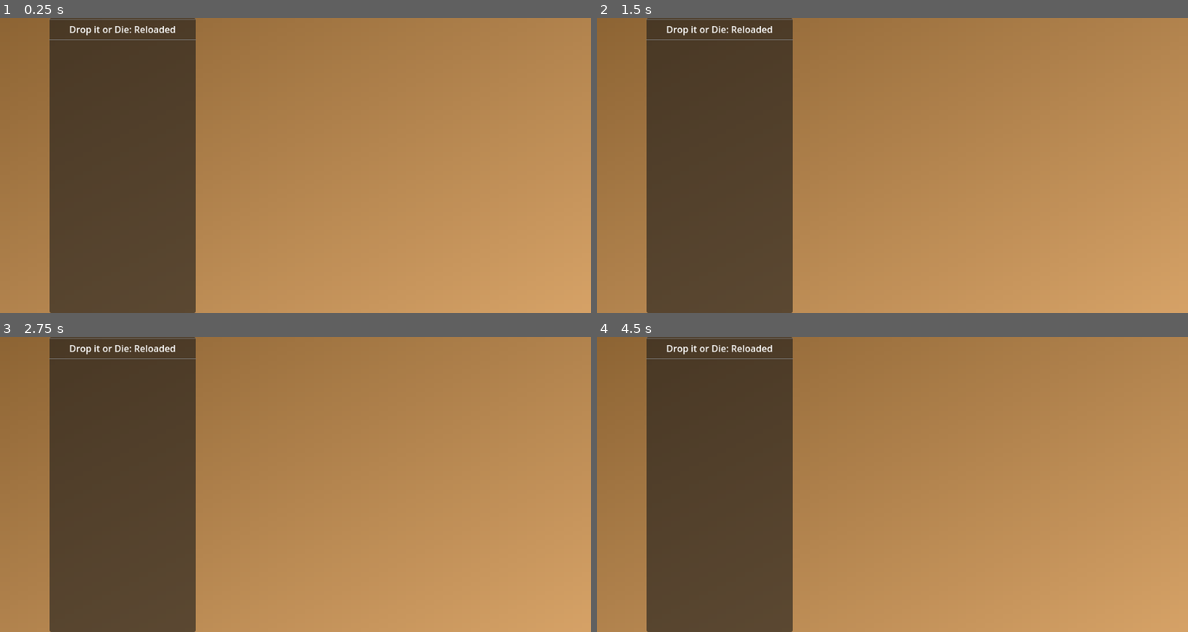
Above: before the commit, frames 1-4 (two rows, left to right).
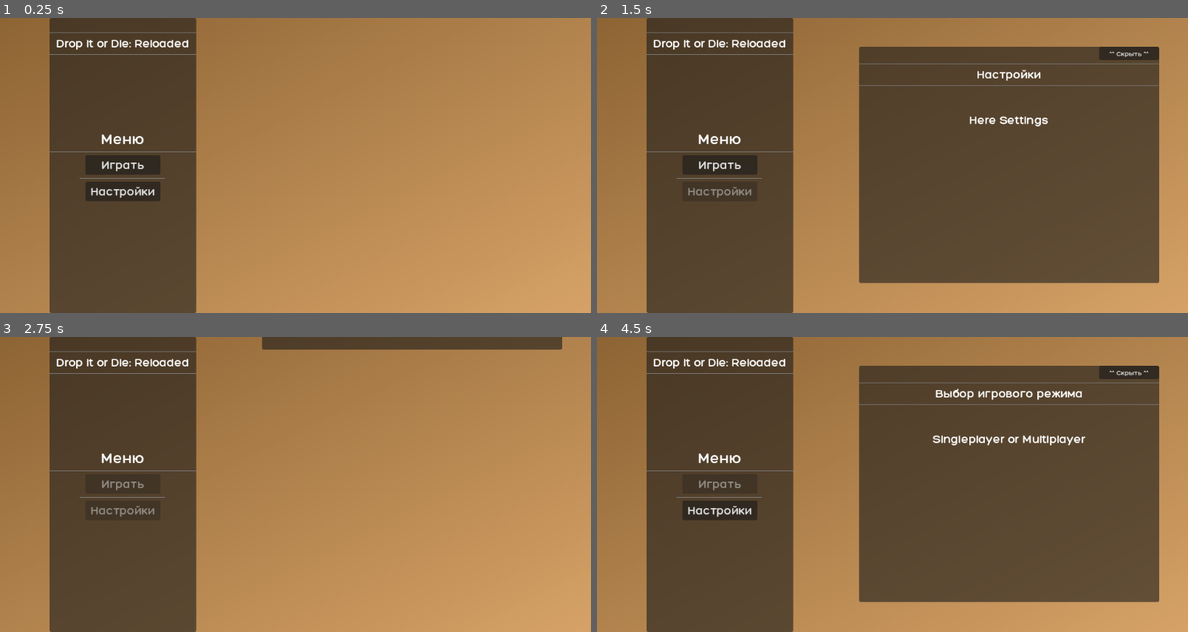
Above: after the commit, the same moments.

Repository: Crufix-2023/Drop-it-or-Die-Reloaded-Godot
Game: Godot game, scene res://src/scenes/menu.tscn
Two runs of this game, one before a commit and one after it. Both use one fixed random seed, a clock stepped at 60 frames per second and the inputs below. Before the commit the project has no main scene; this scene is started directly in both runs.
Inputs (mouse positions are in pixels of both pictures, inside the frame that each line leads up to):
- Up to frame 1 (0.25 s): no input
- Up to frame 2 (1.5 s): click (721, 192) at 0.5 s, where only the run after the commit has a clickable "Настройки"
- Up to frame 3 (2.75 s): click (531, 372) at 2 s, where only the run after the commit has a clickable "^^ Скрыть ^^"
- Up to frame 4 (4.5 s): click (721, 484) at 3.5 s, where only the run after the commit has a clickable "Играть"

The runs differ from the first frame. In frame 1, 2.8% of the frame differs, in the area x 8-34%, y 0-100%; in frame 2, 43%, in the area x 8-96%, y 0-100%; in frame 3, 3.6%; in frame 4, 43%.

Commit message:
Update menu

Diff:
--- a/project.godot
+++ b/project.godot
@@ -11,6 +11,7 @@
 [application]
 
 config/name="Drop it or Die: Reloaded"
+run/main_scene="uid://b0cs52ae6g1bd"
 config/features=PackedStringArray("4.5", "Mobile")
 
 [display]
@@ -20,6 +21,13 @@
 window/stretch/mode="viewport"
 window/stretch/aspect="keep_width"
 
+[gui]
+
+theme/custom="uid://b6attsvdpefsy"
+theme/custom_font="uid://b1nvye7o6obqr"
+
 [rendering]
 
+textures/canvas_textures/default_texture_filter=0
 renderer/rendering_method="mobile"
+anti_aliasing/quality/msaa_2d=1
--- /dev/null
+++ b/src/scenes/game.tscn
@@ -0,0 +1,3 @@
+[gd_scene format=3 uid="uid://cqwcxusik7i47"]
+
+[node name="Game" type="Node2D"]
--- a/src/scenes/menu.tscn
+++ b/src/scenes/menu.tscn
@@ -1,4 +1,7 @@
-[gd_scene load_steps=3 format=3 uid="uid://b0cs52ae6g1bd"]
+[gd_scene load_steps=10 format=3 uid="uid://b0cs52ae6g1bd"]
+
+[ext_resource type="Script" uid="uid://bqeegf3huodhx" path="res://src/scripts/menu.gd" id="1_2521n"]
+[ext_resource type="Theme" uid="uid://dh562yjg27kb4" path="res://src/themes/buttons.tres" id="2_h7v81"]
 
 [sub_resource type="Gradient" id="Gradient_tam46"]
 colors = PackedColorArray(0.555844, 0.3950297, 0.20536542, 1, 0.83904946, 0.63509494, 0.40379912, 1)
@@ -7,7 +10,64 @@
 gradient = SubResource("Gradient_tam46")
 fill_to = Vector2(1, 1)
 
+[sub_resource type="StyleBoxEmpty" id="StyleBoxEmpty_h7v81"]
+
+[sub_resource type="Animation" id="Animation_h7v81"]
+length = 0.001
+tracks/0/type = "value"
+tracks/0/imported = false
+tracks/0/enabled = true
+tracks/0/path = NodePath("CanvasLayer/Second Container:position")
+tracks/0/interp = 1
+tracks/0/loop_wrap = true
+tracks/0/keys = {
+"times": PackedFloat32Array(0),
+"transitions": PackedFloat32Array(1),
+"update": 0,
+"values": [Vector2(454.09, -450)]
+}
+
+[sub_resource type="Animation" id="Animation_tam46"]
+resource_name = "second container in"
+tracks/0/type = "value"
+tracks/0/imported = false
+tracks/0/enabled = true
+tracks/0/path = NodePath("CanvasLayer/Second Container:position")
+tracks/0/interp = 2
+tracks/0/loop_wrap = true
+tracks/0/keys = {
+"times": PackedFloat32Array(0, 0.6, 0.8),
+"transitions": PackedFloat32Array(1, 1, 1),
+"update": 0,
+"values": [Vector2(454.09, -450), Vector2(454.09, 70), Vector2(454.09, 50)]
+}
+
+[sub_resource type="Animation" id="Animation_2521n"]
+resource_name = "second container out"
+length = 0.8
+step = 0.1
+tracks/0/type = "value"
+tracks/0/imported = false
+tracks/0/enabled = true
+tracks/0/path = NodePath("CanvasLayer/Second Container:position")
+tracks/0/interp = 2
+tracks/0/loop_wrap = true
+tracks/0/keys = {
+"times": PackedFloat32Array(0, 0.2, 0.8),
+"transitions": PackedFloat32Array(1, 1, 1),
+"update": 0,
+"values": [Vector2(454.09, 50), Vector2(454, 70), Vector2(454, -450)]
+}
+
+[sub_resource type="AnimationLibrary" id="AnimationLibrary_nr8cr"]
+_data = {
+&"RESET": SubResource("Animation_h7v81"),
+&"second container in": SubResource("Animation_tam46"),
+&"second container out": SubResource("Animation_2521n")
+}
+
 [node name="Menu" type="Node2D"]
+script = ExtResource("1_2521n")
 
 [node name="CanvasLayer" type="CanvasLayer" parent="."]
 
@@ -19,28 +79,148 @@
 grow_vertical = 2
 texture = SubResource("GradientTexture2D_2521n")
 
-[node name="PanelContainer" type="PanelContainer" parent="CanvasLayer"]
+[node name="Main Container" type="PanelContainer" parent="CanvasLayer"]
 anchors_preset = -1
 anchor_left = 0.08400001
 anchor_right = 0.33100003
 anchor_bottom = 1.0
 offset_left = -0.01600647
-offset_right = 0.05596924
+offset_right = 1.0559692
 grow_horizontal = 2
 grow_vertical = 2
-
-[node name="VBoxContainer" type="VBoxContainer" parent="CanvasLayer/PanelContainer"]
-layout_mode = 2
-size_flags_vertical = 5
-
-[node name="HSeparator" type="HSeparator" parent="CanvasLayer/PanelContainer/VBoxContainer"]
-layout_mode = 2
-
-[node name="Label" type="Label" parent="CanvasLayer/PanelContainer/VBoxContainer"]
-layout_mode = 2
+pivot_offset = Vector2(127, 256)
+
+[node name="Name Game" type="VBoxContainer" parent="CanvasLayer/Main Container"]
+layout_mode = 2
+size_flags_vertical = 0
+
+[node name="Clear Label" type="Label" parent="CanvasLayer/Main Container/Name Game"]
+layout_mode = 2
+theme_override_font_sizes/font_size = 15
+horizontal_alignment = 1
+vertical_alignment = 1
+
+[node name="HSeparator" type="HSeparator" parent="CanvasLayer/Main Container/Name Game"]
+layout_mode = 2
+
+[node name="Label" type="Label" parent="CanvasLayer/Main Container/Name Game"]
+layout_mode = 2
+theme_override_font_sizes/font_size = 21
 text = "Drop it or Die: Reloaded"
 horizontal_alignment = 1
 vertical_alignment = 1
 
-[node name="HSeparator2" type="HSeparator" parent="CanvasLayer/PanelContainer/VBoxContainer"]
-layout_mode = 2
+[node name="HSeparator2" type="HSeparator" parent="CanvasLayer/Main Container/Name Game"]
+layout_mode = 2
+
+[node name="Buttons" type="VBoxContainer" parent="CanvasLayer/Main Container"]
+layout_mode = 2
+size_flags_vertical = 4
+theme = ExtResource("2_h7v81")
+
+[node name="Label" type="Label" parent="CanvasLayer/Main Container/Buttons"]
+layout_mode = 2
+theme_override_font_sizes/font_size = 26
+text = "Меню"
+horizontal_alignment = 1
+vertical_alignment = 1
+
+[node name="HSeparator" type="HSeparator" parent="CanvasLayer/Main Container/Buttons"]
+layout_mode = 2
+
+[node name="Play" type="Button" parent="CanvasLayer/Main Container/Buttons"]
+custom_minimum_size = Vector2(130, 0)
+layout_mode = 2
+size_flags_horizontal = 4
+text = "Играть"
+
+[node name="HSeparator2" type="HSeparator" parent="CanvasLayer/Main Container/Buttons"]
+custom_minimum_size = Vector2(146.795, 0)
+layout_mode = 2
+size_flags_horizontal = 4
+
+[node name="Settings" type="Button" parent="CanvasLayer/Main Container/Buttons"]
+custom_minimum_size = Vector2(130, 0)
+layout_mode = 2
+size_flags_horizontal = 4
+text = "Настройки"
+
+[node name="Second Container" type="PanelContainer" parent="CanvasLayer"]
+anchors_preset = -1
+anchor_left = 0.4
+anchor_right = 1.0
+anchor_bottom = 1.0
+offset_left = 44.48999
+offset_top = -450.0
+offset_right = -49.910034
+offset_bottom = -552.0003
+grow_horizontal = 2
+grow_vertical = 2
+pivot_offset = Vector2(260, 205)
+
+[node name="Base" type="VBoxContainer" parent="CanvasLayer/Second Container"]
+layout_mode = 2
+
+[node name="Name Container" type="VBoxContainer" parent="CanvasLayer/Second Container/Base"]
+layout_mode = 2
+size_flags_vertical = 0
+
+[node name="Hide Container" type="Button" parent="CanvasLayer/Second Container/Base/Name Container"]
+custom_minimum_size = Vector2(103.965, 0)
+layout_mode = 2
+size_flags_horizontal = 8
+theme_override_font_sizes/font_size = 12
+theme_override_styles/focus = SubResource("StyleBoxEmpty_h7v81")
+text = "^^ Скрыть ^^"
+
+[node name="Top HSeparator" type="HSeparator" parent="CanvasLayer/Second Container/Base/Name Container"]
+layout_mode = 2
+
+[node name="Name Container" type="Label" parent="CanvasLayer/Second Container/Base/Name Container"]
+layout_mode = 2
+theme_override_font_sizes/font_size = 21
+text = "Example"
+horizontal_alignment = 1
+vertical_alignment = 1
+
+[node name="Bottom HSeparator" type="HSeparator" parent="CanvasLayer/Second Container/Base/Name Container"]
+layout_mode = 2
+
+[node name="Clear Label2" type="Label" parent="CanvasLayer/Second Container/Base/Name Container"]
+layout_mode = 2
+theme_override_font_sizes/font_size = 30
+horizontal_alignment = 1
+vertical_alignment = 1
+
+[node name="Game mode  Container" type="VBoxContainer" parent="CanvasLayer/Second Container/Base"]
+visible = false
+layout_mode = 2
+size_flags_vertical = 0
+
+[node name="Name Container" type="Label" parent="CanvasLayer/Second Container/Base/Game mode  Container"]
+layout_mode = 2
+theme_override_font_sizes/font_size = 21
+text = "Singleplayer or Multiplayer"
+horizontal_alignment = 1
+vertical_alignment = 1
+
+[node name="Settings Container" type="VBoxContainer" parent="CanvasLayer/Second Container/Base"]
+visible = false
+layout_mode = 2
+size_flags_vertical = 0
+
+[node name="Name Container" type="Label" parent="CanvasLayer/Second Container/Base/Settings Container"]
+layout_mode = 2
+theme_override_font_sizes/font_size = 21
+text = "Here Settings"
+horizontal_alignment = 1
+vertical_alignment = 1
+
+[node name="AnimationPlayer" type="AnimationPlayer" parent="."]
+libraries = {
+&"": SubResource("AnimationLibrary_nr8cr")
+}
+
+[connection signal="pressed" from="CanvasLayer/Main Container/Buttons/Play" to="." method="_on_play_pressed"]
+[connection signal="pressed" from="CanvasLayer/Main Container/Buttons/Settings" to="." method="_on_settings_pressed"]
+[connection signal="pressed" from="CanvasLayer/Second Container/Base/Name Container/Hide Container" to="." method="_on_clear_label_pressed"]
--- /dev/null
+++ b/src/scripts/menu.gd
@@ -0,0 +1,81 @@
+extends Node2D
+
+@onready var anim_player = $AnimationPlayer
+
+@onready var hide_cont = $"CanvasLayer/Second Container/Base/Name Container/Hide Container"
+@onready var game_mode_cont = $"CanvasLayer/Second Container/Base/Game mode  Container"
+@onready var settings_cont = $"CanvasLayer/Second Container/Base/Settings Container"
+@onready var name_cont = $"CanvasLayer/Second Container/Base/Name Container/Name Container"
+
+@onready var play_btn = $"CanvasLayer/Main Container/Buttons/Play"
+@onready var settings_btn = $"CanvasLayer/Main Container/Buttons/Settings"
+
+var sec_cont_anm = 0
+
+var name_null = "Null"
+var name_game_mode = "Выбор игрового режима"
+var name_settings = "Настройки"
+
+func _ready() -> void:
+	name_cont.text = name_null
+	hide_cont.disabled = true
+	game_mode_cont.hide()
+	settings_cont.hide()
+
+func _on_play_pressed() -> void:
+	if sec_cont_anm == 0:
+		sec_cont_anm = 1
+		play_btn.disabled = true
+		settings_btn.disabled = true
+		name_cont.text = name_game_mode
+		game_mode_cont.show()
+		anim_player.play("second container in")
+		await wait(0.8)
+		settings_btn.disabled = false
+		hide_cont.disabled = false
+	else:
+		settings_btn.disabled = false
+		play_btn.disabled = true
+		name_cont.text = name_game_mode
+		settings_cont.hide()
+		game_mode_cont.show()
+
+
+func _on_settings_pressed() -> void:
+	if sec_cont_anm == 0:
+		sec_cont_anm = 1
+		play_btn.disabled = true
+		settings_btn.disabled = true
+		name_cont.text = name_settings
+		settings_cont.show()
+		anim_player.play("second container in")
+		await wait(0.8)
+		play_btn.disabled = false
+		hide_cont.disabled = false
+	else:
+		play_btn.disabled = false
+		settings_btn.disabled = true
+		name_cont.text = name_settings
+		game_mode_cont.hide()
+		settings_cont.show()
+
+
+func _on_clear_label_pressed() -> void:
+	if sec_cont_anm == 1:
+		play_btn.disabled = true
+		settings_btn.disabled = true
+		hide_cont.disabled = true
+		###
+		anim_player.play("second container out")
+		await wait(0.8)
+		sec_cont_anm = 0
+		###
+		name_cont.text = name_null
+		game_mode_cont.hide()
+		settings_cont.hide()
+		###
+		play_btn.disabled = false
+		settings_btn.disabled = false
+
+func wait(_time: float) -> Signal:
+	return get_tree().create_timer(_time).timeout
--- /dev/null
+++ b/src/themes/buttons.tres
@@ -0,0 +1,7 @@
+[gd_resource type="Theme" load_steps=2 format=3 uid="uid://dh562yjg27kb4"]
+
+[sub_resource type="StyleBoxEmpty" id="StyleBoxEmpty_eurku"]
+
+[resource]
+Button/font_sizes/font_size = 21
+Button/styles/focus = SubResource("StyleBoxEmpty_eurku")
--- /dev/null
+++ b/src/themes/theme.tres
@@ -0,0 +1,6 @@
+[gd_resource type="Theme" load_steps=2 format=3 uid="uid://b6attsvdpefsy"]
+
+[sub_resource type="StyleBoxEmpty" id="StyleBoxEmpty_mgyvb"]
+
+[resource]
+Button/styles/focus = SubResource("StyleBoxEmpty_mgyvb")
Not shown, added: src/scripts/menu.gd.uid
